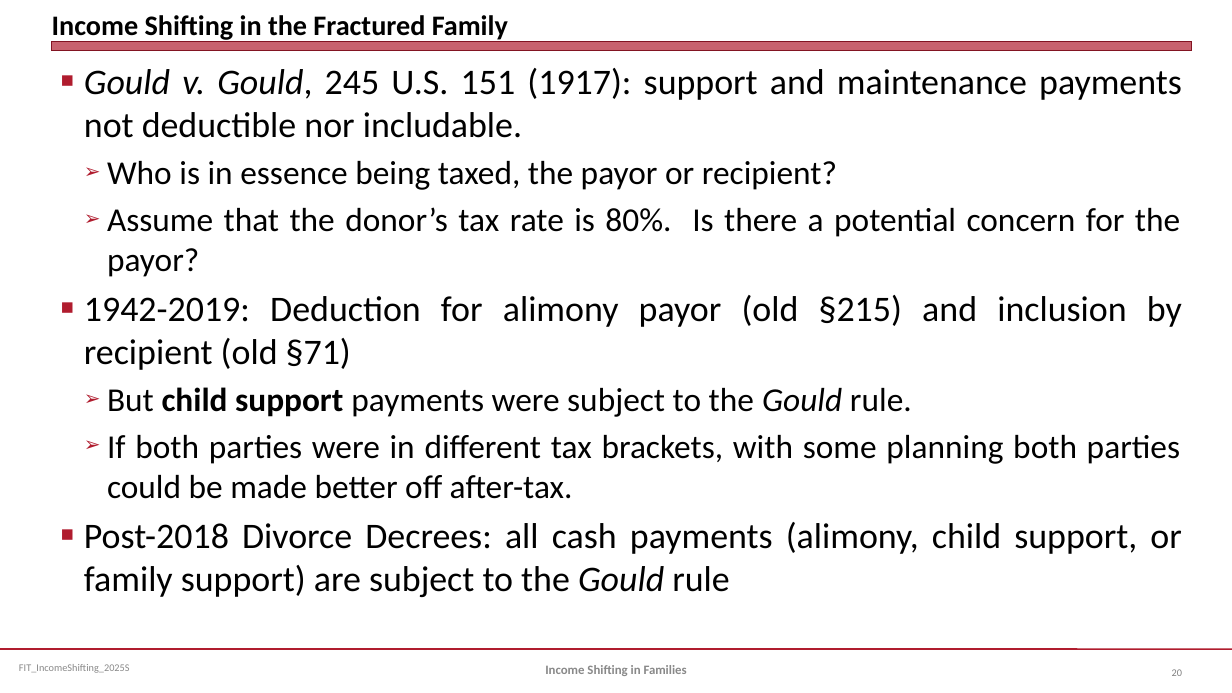
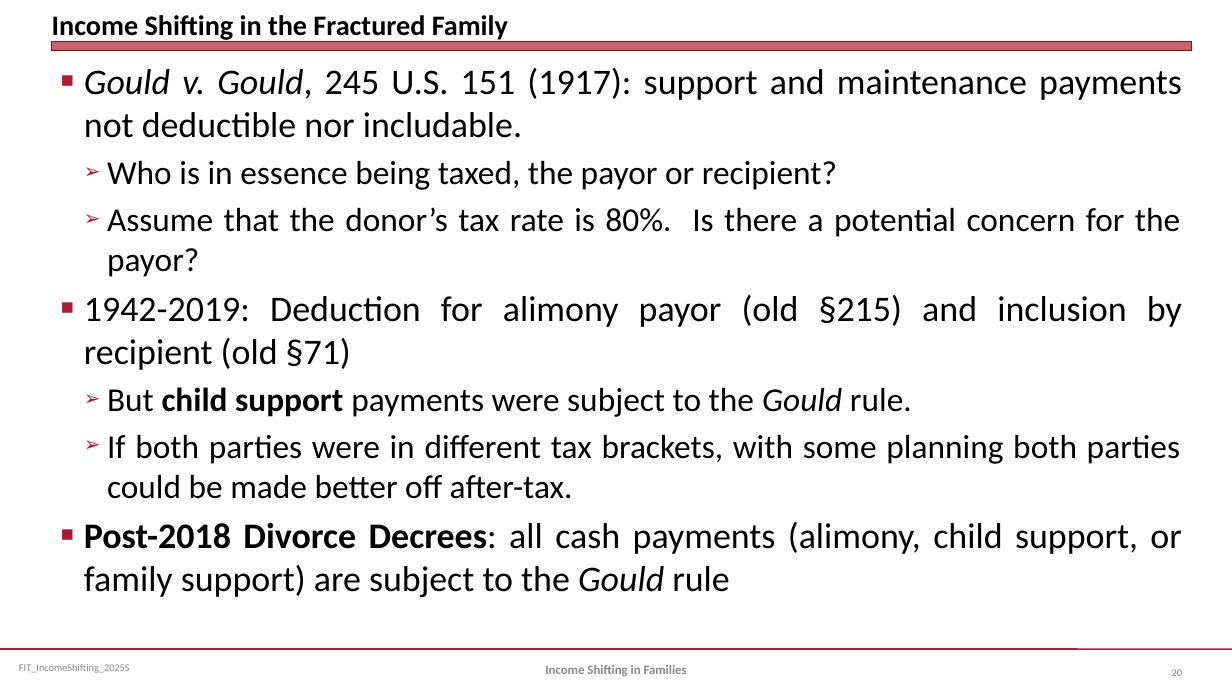
Before and after one commit to jmc877/Fed-Income-Tax, a slide deck: slide 20 of slides/FIT_IncomeShifting_2025S.pptx. Drawn at 1232x693 pixels with LibreOffice and Linux fonts; fonts in the diff are those of the drawing. Boxes give left, top, right and bottom in pixels: in the first picture for what was removed or moved away, otherwise in the second. Text is boxed around its words. In the diff, an @@ line names an element or a change of style, - is before the commit and + after.

```diff
--- a/slides/FIT_IncomeShifting_2025S.pptx
+++ b/slides/FIT_IncomeShifting_2025S.pptx
@@ text at (x1=84, y1=522, x2=1181, y2=597): bold on in "Post-2018 Divorce Decrees:" @@
```
Also in this commit, not shown: 2 other slides changed, 5 other files.
